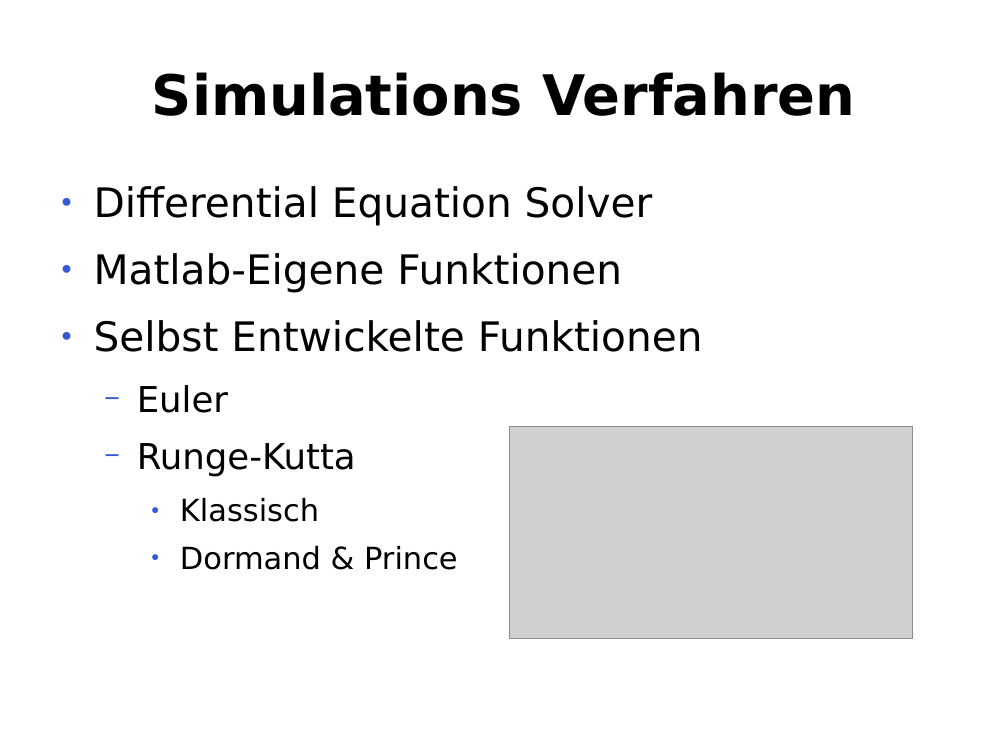
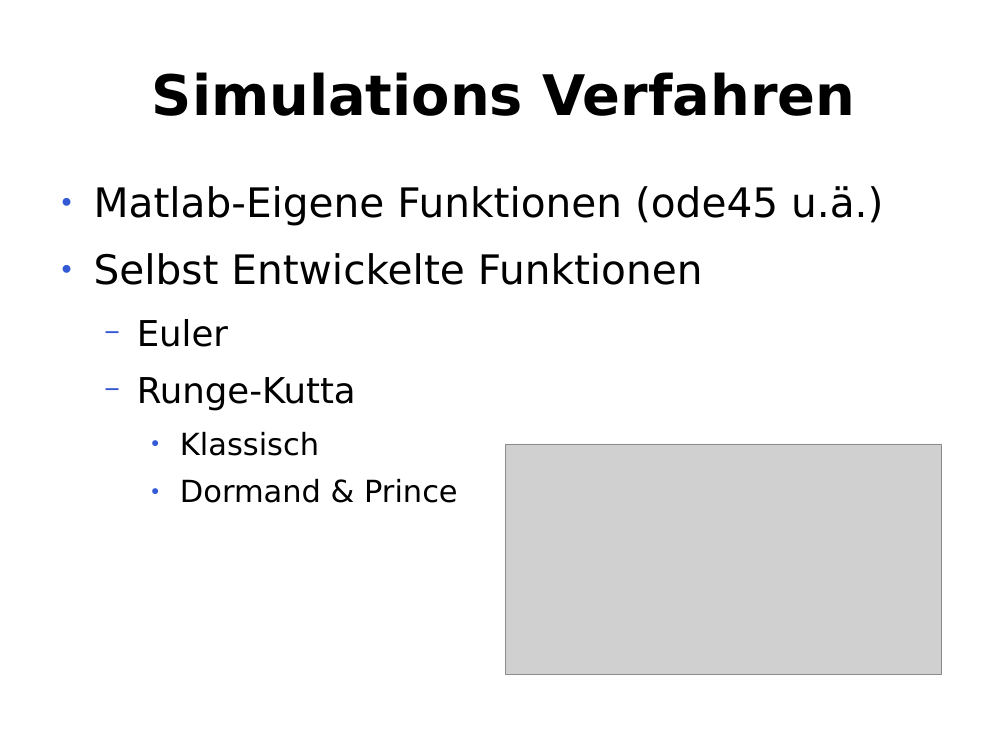
Before and after one commit to te-bachi/SimulationDoc, a slide deck: slide 25 of präsentation/Präsentation_bachi.odp (slide 24 before the commit). Drawn at 1008x756 pixels with LibreOffice and Linux fonts; fonts in the diff are those of the drawing; grey boxes stand for pictures. Boxes give left, top, right and bottom in pixels: in the first picture for what was removed or moved away, otherwise in the second. Text is boxed around its words. In the diff, an @@ line names an element or a change of style, - is before the commit and + after.

```diff
--- a/präsentation/Präsentation_bachi.odp
+++ b/präsentation/Präsentation_bachi.odp
@@ text at (94, 186, 883, 226): text changed @@
-● Differential Equation Solver
-● Matlab-Eigene Funktionen
+● Matlab-Eigene Funktionen (ode45 u.ä.)
@@ picture: place and size @@
-picture at (510, 426, 913, 639)
+picture at (506, 445, 942, 675)
```
Also in this commit, not shown: 1 other slide changed, 2 slides added, 1 slide removed.
